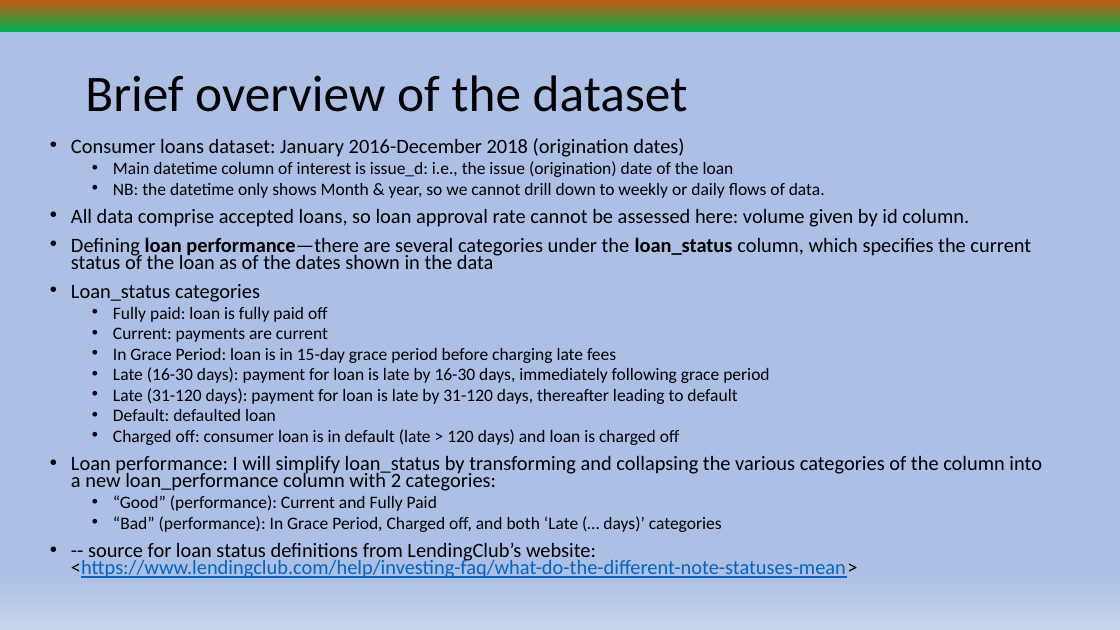
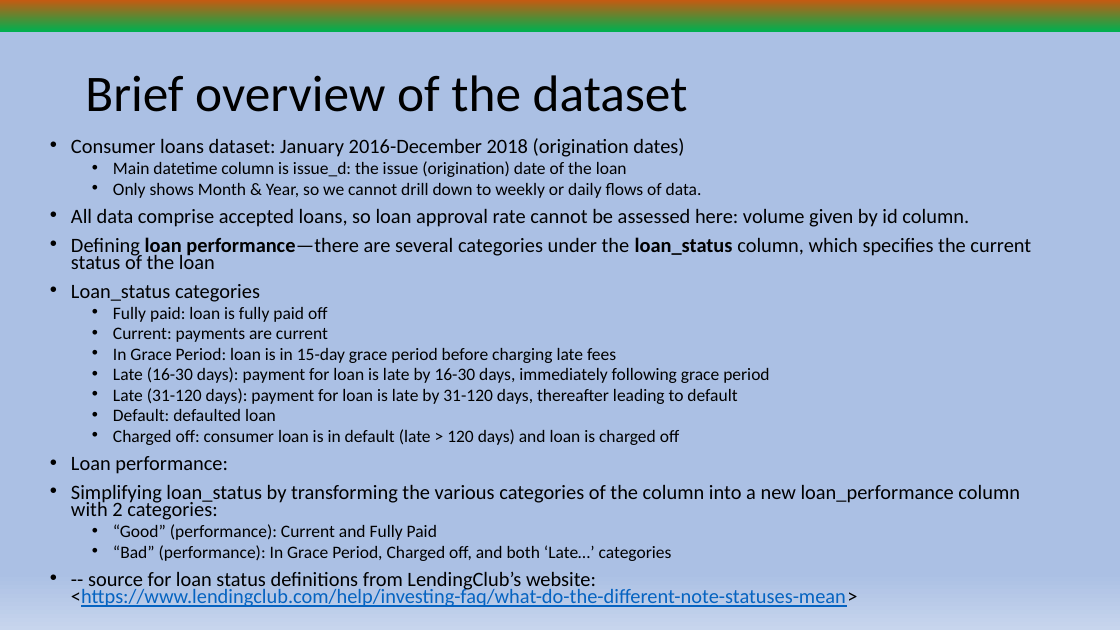
Before and after one commit to Kallen113/lending-data-analysis, a slide deck: slide 2 of Data Analysis Project for Nulnet March 2024.pptx. Drawn at 1120x630 pixels with LibreOffice and Linux fonts; fonts in the diff are those of the drawing. Boxes give left, top, right and bottom in pixels: in the first picture for what was removed or moved away, otherwise in the second. Text is boxed around its words. In the diff, an @@ line names an element or a change of style, - is before the commit and + after.

```diff
--- a/Data Analysis Project for Nulnet March 2024.pptx
+++ b/Data Analysis Project for Nulnet March 2024.pptx
@@ text at [113, 161, 702, 198]: text changed @@
-  • Main datetime column of interest is issue_d: i.e., the issue (origination) date of the loan
-  • NB: the datetime only shows Month & year, so we cannot drill down to weekly or daily flows of data.
+  • Main datetime column is issue_d: the issue (origination) date of the loan
+  • Only shows Month & Year, so we cannot drill down to weekly or daily flows of data.
@@ text at [71, 237, 1031, 269]: text changed @@
-• Defining loan performance—there are several categories under the loan_status column, which specifies the current status of the loan as of the dates shown in the data
+• Defining loan performance—there are several categories under the loan_status column, which specifies the current status of the loan
@@ text at [71, 456, 1020, 520]: text changed @@
-• Loan performance: I will simplify loan_status by transforming and collapsing the various categories of the column into a new loan_performance column with 2 categories:
+• Loan performance:
+• Simplifying loan_status by transforming the various categories of the column into a new loan_performance column with 2 categories:
@@ text at [113, 545, 672, 561]: text changed @@
-  • “Bad” (performance): In Grace Period, Charged off, and both ‘Late (… days)’ categories
+  • “Bad” (performance): In Grace Period, Charged off, and both ‘Late…’ categories
```
Also in this commit, not shown: 1 other slide changed.
